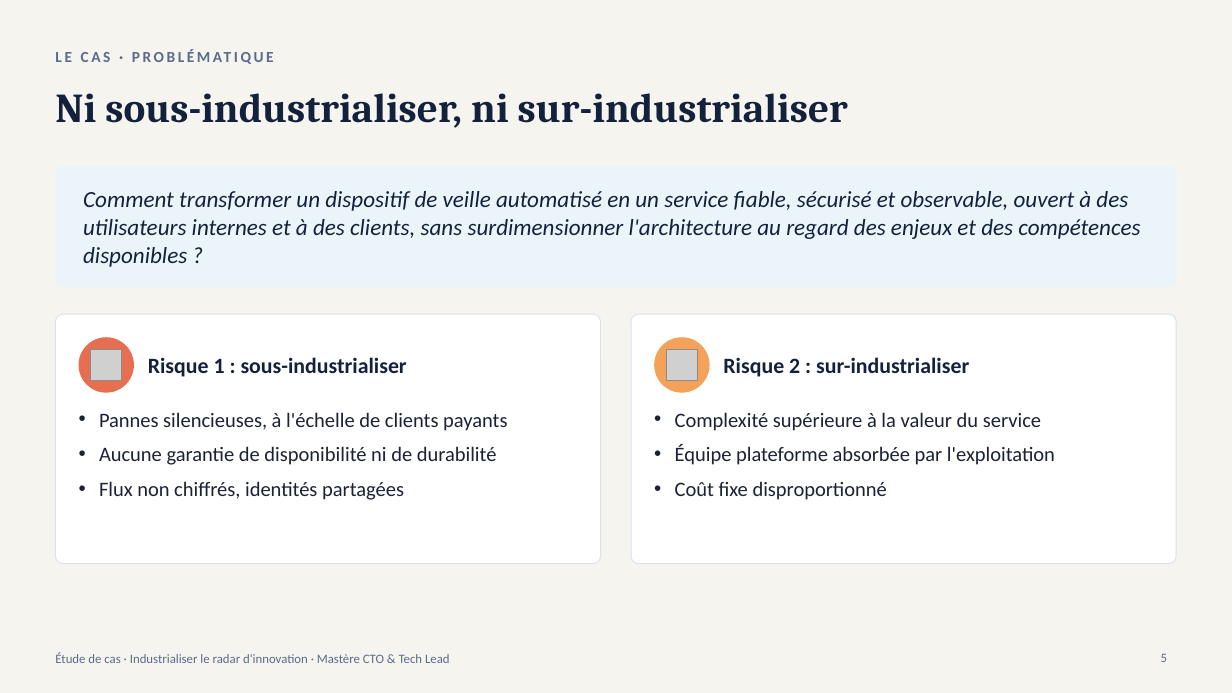
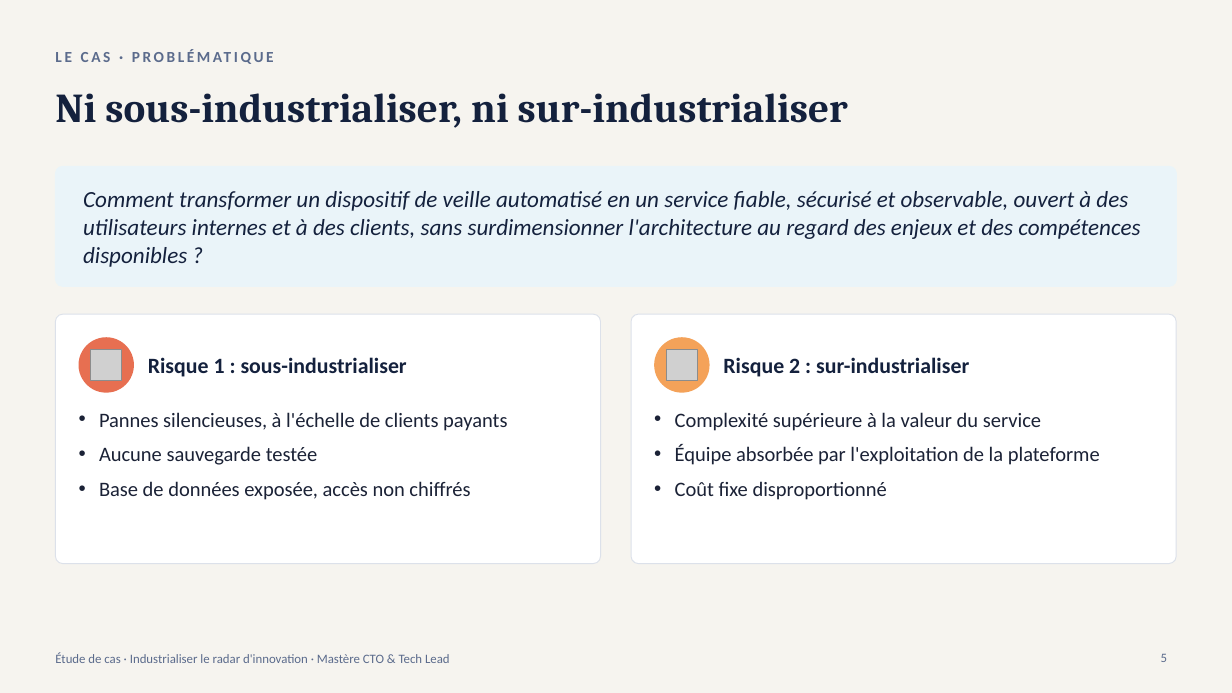
Before and after one commit to nderhore/radar-veille-ia-kubernetes, a slide deck: slide 5 of 03_slides-etude-de-cas.pptx. Drawn at 1232x693 pixels with LibreOffice and Linux fonts; fonts in the diff are those of the drawing; grey boxes stand for pictures. Boxes give left, top, right and bottom in pixels: in the first picture for what was removed or moved away, otherwise in the second. Text is boxed around its words. In the diff, an @@ line names an element or a change of style, - is before the commit and + after.

```diff
--- a/03_slides-etude-de-cas.pptx
+++ b/03_slides-etude-de-cas.pptx
@@ text at (x1=99, y1=446, x2=470, y2=500): text changed @@
-• Aucune garantie de disponibilité ni de durabilité
-• Flux non chiffrés, identités partagées
+• Aucune sauvegarde testée
+• Base de données exposée, accès non chiffrés
@@ text at (x1=675, y1=444, x2=1100, y2=465): text changed @@
-• Équipe plateforme absorbée par l'exploitation
+• Équipe absorbée par l'exploitation de la plateforme
```
Also in this commit, not shown: 13 other slides changed, 7 slides added, 8 slides removed, 5 other files.
